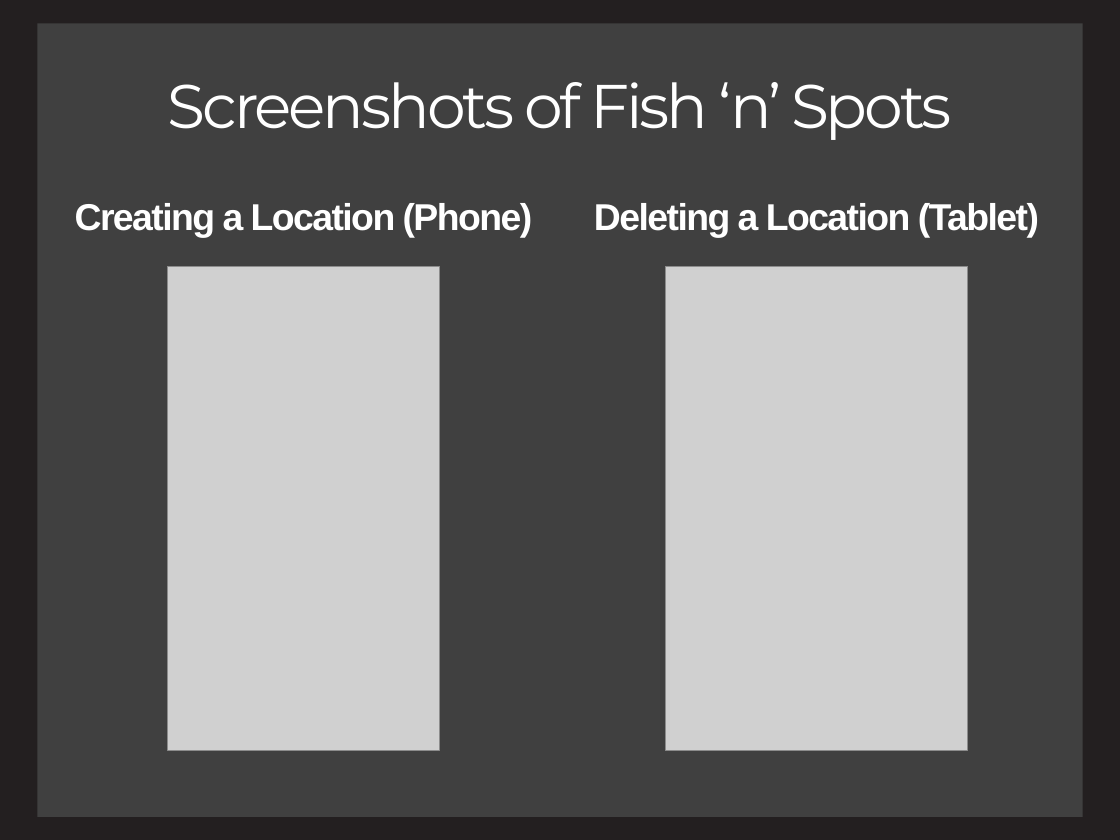
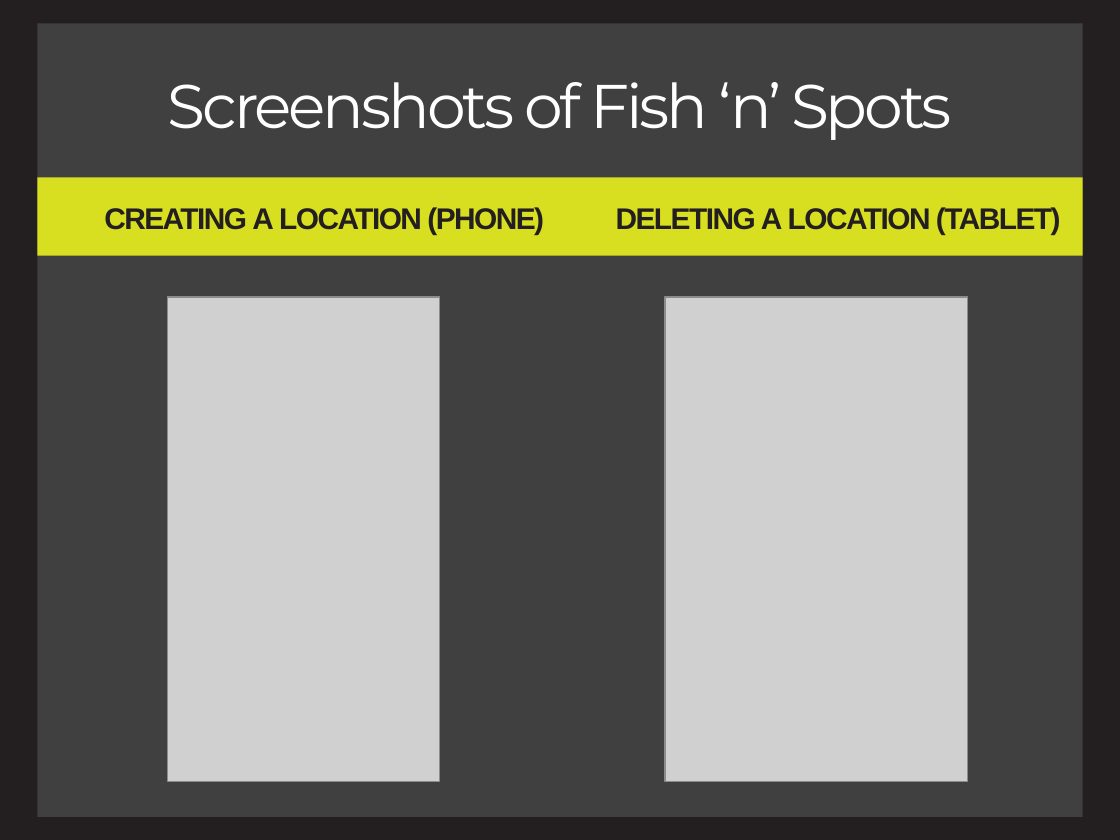
Before and after one commit to charlesmadere/FishnStore, a slide deck: slide 9 of documents/Presentation.pptx (slide 7 before the commit). Drawn at 1120x840 pixels with LibreOffice and Linux fonts; fonts in the diff are those of the drawing; grey boxes stand for pictures. Boxes give left, top, right and bottom in pixels: in the first picture for what was removed or moved away, otherwise in the second. Text is boxed around its words. In the diff, an @@ line names an element or a change of style, - is before the commit and + after.

Commit message:
presentation update, style and content added

```diff
--- a/documents/Presentation.pptx
+++ b/documents/Presentation.pptx
@@ rectangle added at [37, 177, 1082, 255], fill #D8DF20 @@
@@ text "creating a location (phone)" at [104, 207, 544, 235]: vertical alignment top to middle @@
@@ text "deleting a location (tablet)" at [616, 207, 1061, 235]: vertical alignment top to middle @@
@@ text at [104, 207, 544, 235]: text changed; text colour #FFFFFF to #231F20 @@
-Creating a Location (Phone)
+creating a location (phone)
@@ text at [616, 207, 1061, 235]: text changed; text colour #FFFFFF to #231F20 @@
-Deleting a Location (Tablet)
+deleting a location (tablet)
@@ picture: place and size @@
-picture at [167, 267, 439, 750]
+picture at [167, 297, 439, 781]
@@ picture: place and size @@
-picture at [665, 267, 968, 750]
+picture at [665, 297, 968, 781]
```
Also in this commit, not shown: 4 other slides changed, 3 slides added, 1 slide removed.
